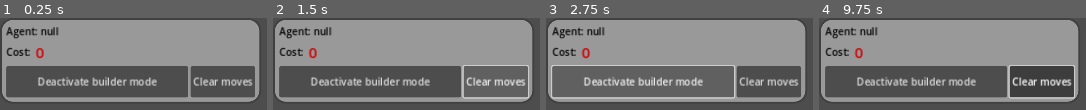
Above: before the commit, frames 1-4 (left to right).
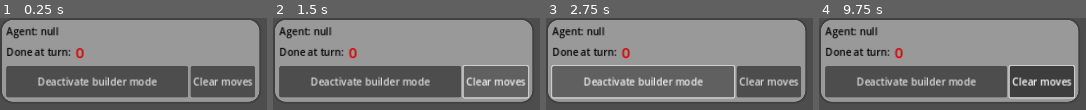
Above: after the commit, the same moments.

Repository: dqhieuu/procon-2023
Game: Godot game, scene res://builder_agent_info.tscn
Two runs of this game, one before a commit and one after it. Both use one fixed random seed, a clock stepped at 60 frames per second and the inputs below. This scene is started directly instead of the project's main scene.
Inputs (mouse positions are in pixels of both pictures, inside the frame that each line leads up to):
- Up to frame 1 (0.25 s): no input
- Up to frame 2 (1.5 s): click "Deactivate builder mode" at 0.5 s; click "Clear moves" at 1.25 s
- Up to frame 3 (2.75 s): click "Deactivate builder mode" at 2 s
- Up to frame 4 (9.75 s): click "Clear moves" at 2.75 s; click "Deactivate builder mode" at 3.5 s; click "Clear moves" at 4.25 s; tap Enter at 5, 6.5, 8 s; move the mouse to (outside the picture) at 5.02 s; press the mouse at (outside the picture) at 5.03 s; release the mouse at (outside the picture) at 5.75 s; tap Space (end_turn) at 5.75, 7.25, 8.75 s; drag from (outside the picture) to (outside the picture) at 5.77 s; move the mouse to (outside the picture) at 6.52 s; hold G (generate_builder_pos) 6.53-7.25 s; click (outside the picture) at 6.67 s; drag from (outside the picture) to (outside the picture) at 7.27 s; move the mouse to (outside the picture) at 8.02 s; hold B (toggle_builder_mode) 8.03-8.75 s; click (outside the picture) at 8.17 s; drag from (outside the picture) to (outside the picture) at 8.77 s; move the mouse to (outside the picture) at 9.52 s; hold Space (end_turn) from 9.53 s (still down); click (outside the picture) at 9.67 s

The runs differ from the first frame. In frame 1, 1.5% of the frame differs, in the area x 2-32%, y 32-44%; in frame 2, 1.5%; in frame 3, 1.5%; in frame 4, 1.5%.
Error after the commit: Invalid access to property or key 'turn_number' on a base object of type 'null instance'. (res://builder_agent_info.gd:25)

Commit message:
Change cost to expected turn

Diff:
--- a/gui/builder_agent_info.gd
+++ b/gui/builder_agent_info.gd
@@ -22,7 +22,7 @@
 	$AgentInfo/CostRow/Cost.text = str(builder_cost)
 
 	var map_node = get_tree().get_first_node_in_group('map')
-	var should_builder_cost_be_warned = builder_cost == 0 or builder_cost + map_node.turn_number > map_node.max_turns
+	var should_builder_cost_be_warned = builder_cost == map_node.turn_number or builder_cost > map_node.max_turns
 	$AgentInfo/CostRow/Cost.add_theme_color_override("font_color", Color("#d10000") if  should_builder_cost_be_warned else Color.BLACK)
 
 
--- a/gui/builder_agent_info.tscn
+++ b/gui/builder_agent_info.tscn
@@ -57,7 +57,7 @@
 layout_mode = 2
 mouse_filter = 1
 theme_override_colors/font_color = Color(0, 0, 0, 1)
-text = "Cost: "
+text = "Done at turn: "
 
 [node name="Cost" type="Label" parent="AgentInfo/CostRow"]
 layout_mode = 2
--- a/gui/builder_agent_list.gd
+++ b/gui/builder_agent_list.gd
@@ -40,12 +40,13 @@
 			add_child(builder_info_node)
 
 	var node_list = get_children()
+	var map_node = get_tree().get_first_node_in_group('map')
 	for i in len(node_list):
 		node_list[i].craftsman_pos = agent_list[i].pos
 
 		var agent_id = agent_list[i].id
 
-		node_list[i].builder_cost = 0
+		node_list[i].builder_cost = map_node.turn_number
 		if builder_cost_by_craftsman.has(agent_id):
 			node_list[i].builder_cost = builder_cost_by_craftsman[agent_id]
 
--- a/gui/map_display.gd
+++ b/gui/map_display.gd
@@ -119,7 +119,7 @@
 	height = json.options.map_height
 
 	turn_number = game_state.turn_number
-	max_turns = json.options.map_height
+	max_turns = json.options.max_turns
 
 	var num_of_tiles = width*height;
 	var is_num_of_tiles_changed = num_of_tiles != $GridContainer.get_child_count()
Not shown, changed: simulator_new/server.py
